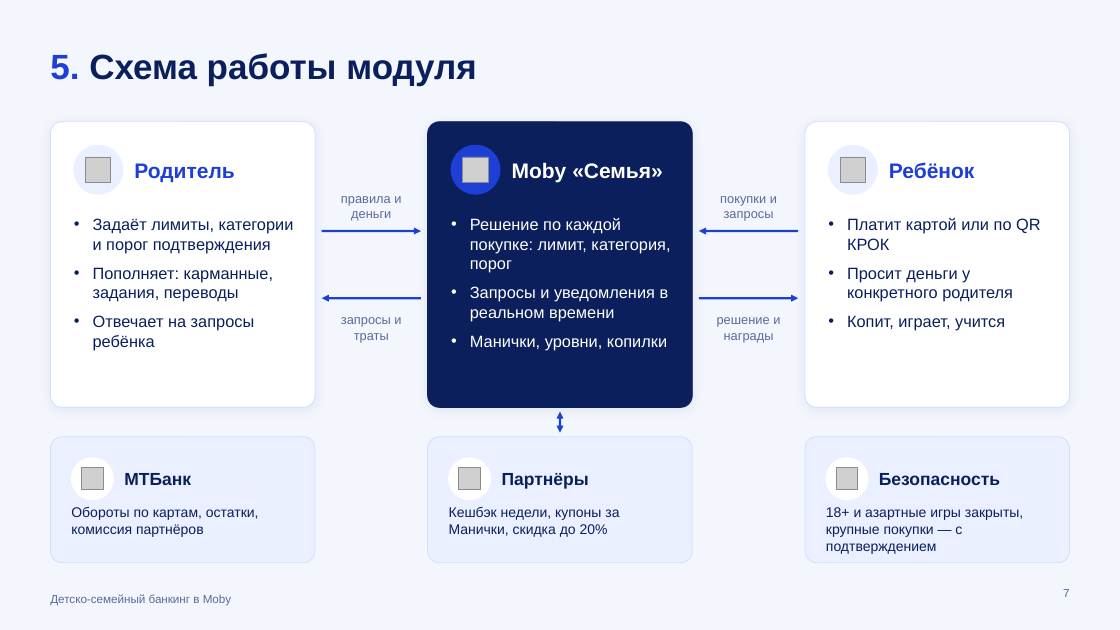
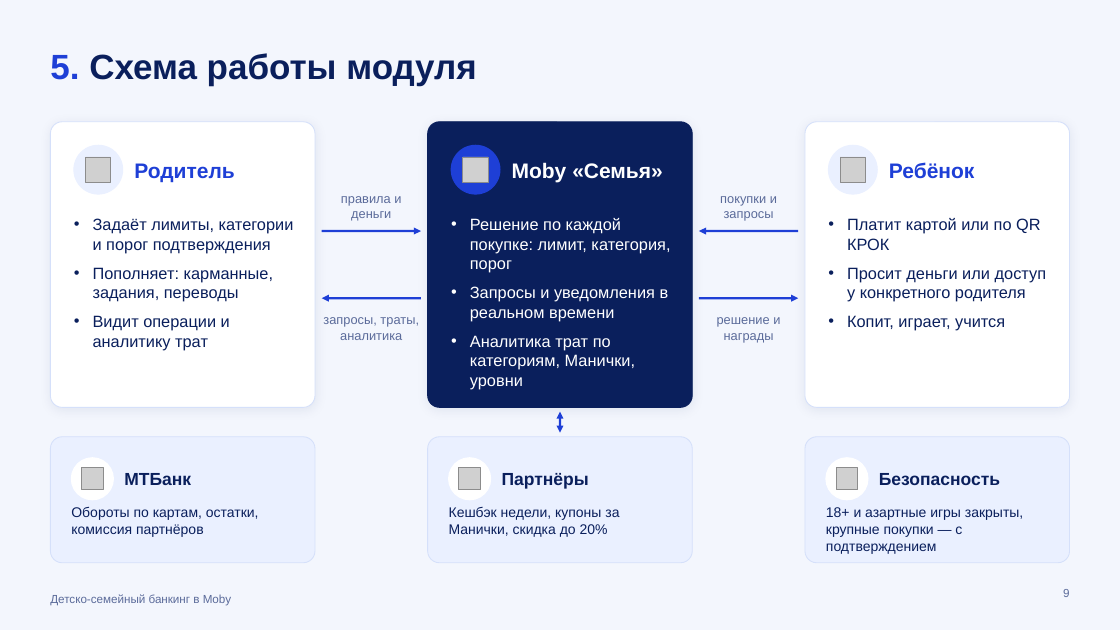
Before and after one commit to kvasiuum/hackatonmtbank, a slide deck: slide 9 of presentation/Moby_Семья_презентация.pptx (slide 7 before the commit). Drawn at 1120x630 pixels with LibreOffice and Linux fonts; fonts in the diff are those of the drawing; grey boxes stand for pictures. Boxes give left, top, right and bottom in pixels: in the first picture for what was removed or moved away, otherwise in the second. Text is boxed around its words. In the diff, an @@ line names an element or a change of style, - is before the commit and + after.

```diff
--- a/presentation/Moby_Семья_презентация.pptx
+++ b/presentation/Moby_Семья_презентация.pptx
@@ text at <box>847,267,1047,302</box>: text changed @@
-• Просит деньги у конкретного родителя
+• Просит деньги или доступ у конкретного родителя
@@ text at <box>93,315,230,350</box>: text changed @@
-• Отвечает на запросы ребёнка
+• Видит операции и аналитику трат
@@ text at <box>323,317,419,340</box>: text changed @@
-запросы и траты
+запросы, траты, аналитика
@@ text at <box>470,335,635,390</box>: text changed @@
-• Манички, уровни, копилки
+• Аналитика трат по категориям, Манички, уровни
@@ page number at <box>1063,589,1069,597</box>: text changed @@
-7
+9
```
Also in this commit, not shown: 9 other slides changed, 8 slides added, 3 slides removed, 10 other files.
